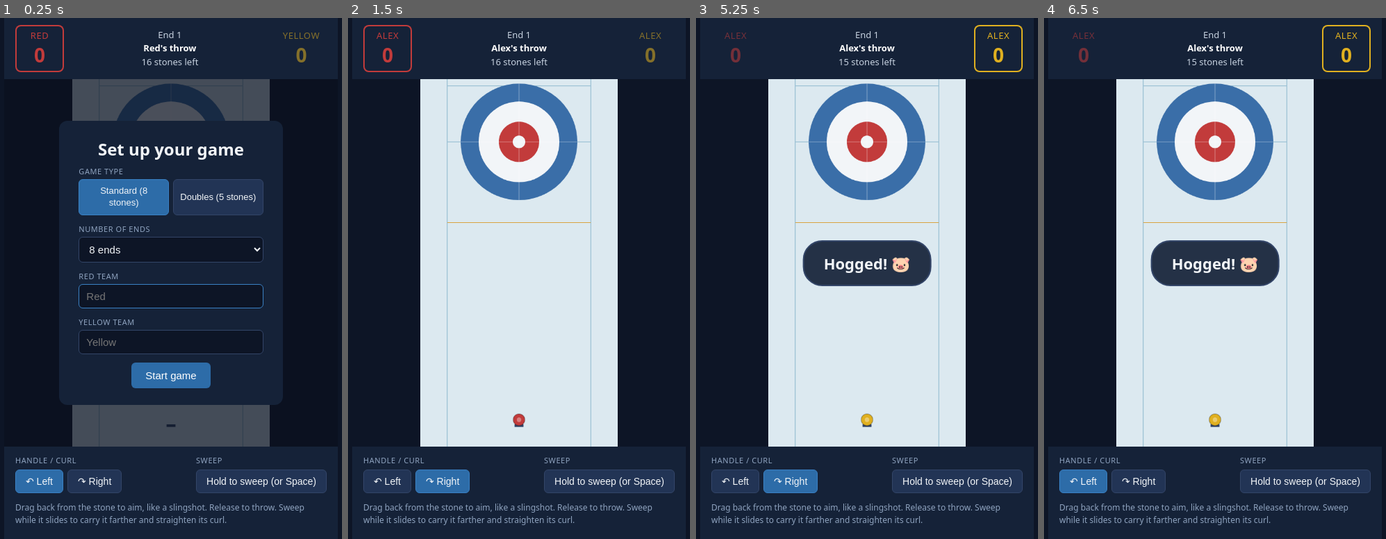
Above: before the commit, frames 1-4 (left to right).
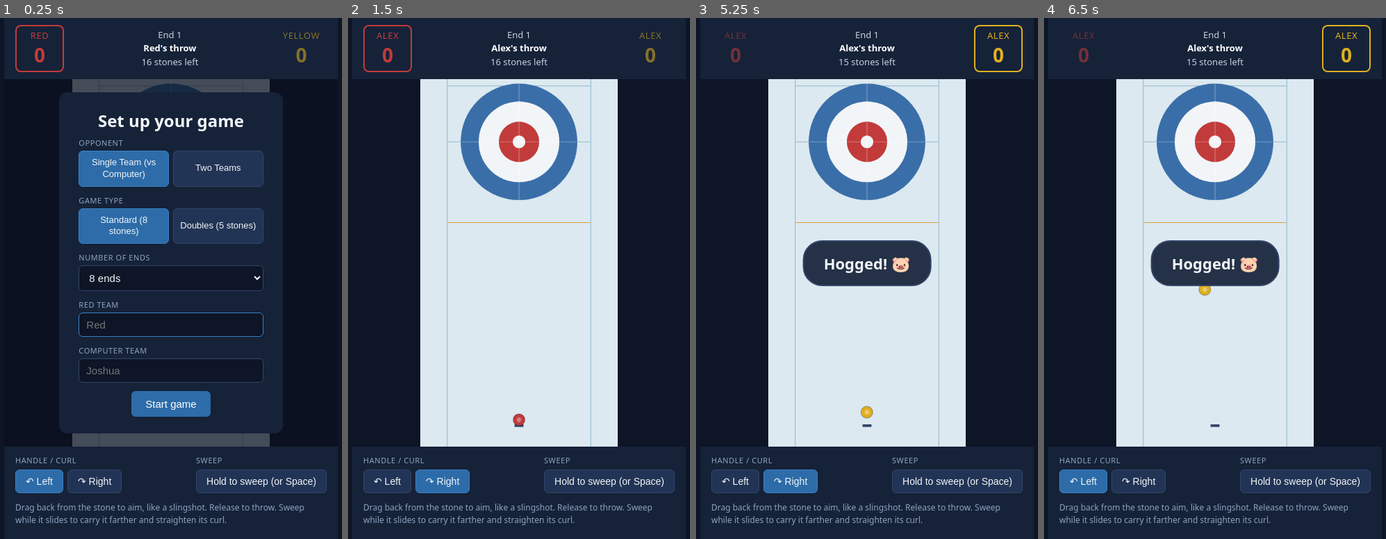
Above: after the commit, the same moments.

Repository: codecutr/curling-game
Game: browser game, page index.html
Same seed, same stepped clock (60 frames per second), same inputs: the game is played once before the commit and once after it.
Inputs (mouse positions are in pixels of both pictures, inside the frame that each line leads up to; where the layout moved, square brackets give the same spot in the first picture):
- Up to frame 1 (0.25 s): no input
- Up to frame 2 (1.5 s): click (519, 325) [519, 294] at 0.27 s; type "Alex" at 0.27 s; click (519, 372) [519, 341] at 0.52 s; type "Alex" at 0.52 s; click "Start game" at 0.77 s; hold Right from 1.03 s (still down); click (519, 299) at 1.07 s; tap Space at 1.1 s
- Up to frame 3 (5.25 s): release Right at 1.53 s; hold Left 1.58-2.15 s; tap Space every 0.5 s from 1.6 to 5.1 s; click (825, 226) at 1.67 s; click "Tap to skip" at 1.77 s; hold Right 2.2-2.87 s; click (904, 205) at 2.27 s; click (897, 335) at 2.87 s; hold Left 2.92-3.35 s; hold Right 3.4-3.9 s; click (819, 356) at 3.47 s; hold Left 3.95-4.52 s; click (867, 189) at 4.07 s; hold Right 4.57-5.23 s; click (925, 278) at 4.67 s
- Up to frame 4 (6.5 s): click (1156, 262) at 5.27 s; hold Left 5.28-5.72 s; tap Space at 5.6, 6.1 s; hold Right 5.77-6.27 s; click (1194, 393) at 5.87 s; hold Left from 6.32 s (still down); click (1235, 132) at 6.47 s

The runs differ from the first frame. In frame 1, 17% of the frame differs, in the area x 21-79%, y 14-80%; in frame 2, nothing differs; in frame 3, 0.1%; in frame 4, 0.1%.

Commit message:
Fix false hog-line toast and add single/two-team opponent modes
- A stone that already cleared the hog line on an earlier shot and
  later gets knocked back behind it by a hit (e.g. a takeout) was
  incorrectly re-hogged. Stones now track hasRestedBefore so the hog
  check only ever applies to their own original delivery.
- Added an Opponent toggle on the setup screen: Single Team (vs
  Computer, default) or Two Teams (existing pass-and-play). The
  computer always plays Yellow, defaults to the name "Joshua", and
  picks a draw or takeout shot with randomized power/aim so it isn't
  robotically perfect. Human input is locked out during its turn.

Co-Authored-By: Claude Sonnet 5 <noreply@anthropic.com>

Diff:
--- a/game.js
+++ b/game.js
@@ -51,6 +51,14 @@
   };
   const TEAMS = ['red', 'yellow'];
   const TEAM_COLORS = { red: '#c23b3b', yellow: '#e0b020' };
+  const COMPUTER_TEAM = 'yellow'; // the team the computer controls in single-team mode
+  const AI_THINK_DELAY_MIN = 700; // ms
+  const AI_THINK_DELAY_MAX = 1200; // ms
+  const AI_TAKEOUT_POWER_MIN = 0.6;
+  const AI_TAKEOUT_POWER_RANGE = 0.08;
+  const AI_DRAW_POWER_MIN = 0.48;
+  const AI_DRAW_POWER_RANGE = 0.09;
+  const AI_AIM_WOBBLE = 22; // px of random aim error at the target
 
   // ---- DOM ----
   const scoreRedEl = document.getElementById('score-red');
@@ -62,6 +70,9 @@
   const startOverlay = document.getElementById('start-overlay');
   const inputTeamRed = document.getElementById('input-team-red');
   const inputTeamYellow = document.getElementById('input-team-yellow');
+  const opponentSingleBtn = document.getElementById('opponent-single');
+  const opponentTwoBtn = document.getElementById('opponent-two');
+  const labelTeamYellow = document.getElementById('label-team-yellow');
   const modeStandardBtn = document.getElementById('mode-standard');
   const modeDoublesBtn = document.getElementById('mode-doubles');
   const selectEnds = document.getElementById('select-ends');
@@ -83,6 +94,8 @@
   let state = {
     started: false, // true once team names are set and the game has begun
     teamNames: { red: 'Red', yellow: 'Yellow' },
+    opponentMode: 'single', // 'single' (vs computer) or 'two-team' (pass and play)
+    aiPending: false, // true while the computer's next shot is "thinking"
     mode: 'standard',
     totalShots: GAME_MODES.standard.stonesPerTeam * 2,
     endNumber: 1,
@@ -128,6 +141,7 @@
     state.endOver = false;
     endOverlay.classList.remove('visible');
     updateUI();
+    maybeComputerTurn();
   }
 
   function startNewGame() {
@@ -140,6 +154,17 @@
     resetEndStones();
   }
 
+  function setOpponentMode(opponentMode) {
+    state.opponentMode = opponentMode;
+    opponentSingleBtn.classList.toggle('selected', opponentMode === 'single');
+    opponentTwoBtn.classList.toggle('selected', opponentMode === 'two-team');
+    labelTeamYellow.textContent = opponentMode === 'single' ? 'Computer team' : 'Yellow team';
+    inputTeamYellow.placeholder = opponentMode === 'single' ? 'Joshua' : 'Yellow';
+  }
+  opponentSingleBtn.addEventListener('click', () => setOpponentMode('single'));
+  opponentTwoBtn.addEventListener('click', () => setOpponentMode('two-team'));
+  setOpponentMode('single');
+
   function setMode(mode) {
     state.mode = mode;
     state.totalShots = GAME_MODES[mode].stonesPerTeam * 2;
@@ -152,7 +177,8 @@
 
   function startGame() {
     state.teamNames.red = inputTeamRed.value.trim() || 'Red';
-    state.teamNames.yellow = inputTeamYellow.value.trim() || 'Yellow';
+    const yellowDefault = state.opponentMode === 'single' ? 'Joshua' : 'Yellow';
+    state.teamNames.yellow = inputTeamYellow.value.trim() || yellowDefault;
     teamNameRedEl.textContent = state.teamNames.red;
     teamNameYellowEl.textContent = state.teamNames.yellow;
     state.totalEnds = parseInt(selectEnds.value, 10);
@@ -197,6 +223,7 @@
   }
 
   function canAim() {
+    if (state.opponentMode === 'single' && currentTeam() === COMPUTER_TEAM) return false;
     return state.started && !state.sliding && !state.endOver && shotsRemaining() > 0;
   }
 
@@ -248,8 +275,12 @@
     dist = Math.min(dist, MAX_DRAG);
     const power = dist / MAX_DRAG;
     const angle = Math.atan2(dy, dx);
+    throwStone(angle, power, state.curlDir);
+  }
+
+  function throwStone(angle, power, curlDir) {
+    const hack = hackPos();
     const speed = power * MAX_POWER_SPEED;
-
     const stone = {
       x: hack.x,
       y: hack.y,
@@ -258,15 +289,72 @@
       team: currentTeam(),
       resting: false,
       outOfPlay: false,
-      curlDir: state.curlDir,
+      curlDir,
       picked: false,
       burned: false,
       peelWeight: power >= 1,
+      hasRestedBefore: false,
     };
     state.stones.push(stone);
     state.sliding = true;
     updateUI();
     if (stone.peelWeight) showToast('Peel Weight!');
+  }
+
+  // ---- Computer opponent (single-team mode) ----
+  function chooseAiShot() {
+    const myTeam = currentTeam();
+    const inPlay = state.stones.filter((s) => !s.outOfPlay);
+    const distToButton = (s) => Math.hypot(s.x - HOUSE_X, s.y - HOUSE_Y);
+    const opponentInHouse = inPlay
+      .filter((s) => s.team !== myTeam && distToButton(s) <= RINGS[0].r)
+      .sort((a, b) => distToButton(a) - distToButton(b));
+
+    let targetX;
+    let targetY;
+    let power;
+    if (opponentInHouse.length > 0 && Math.random() < 0.7) {
+      const target = opponentInHouse[0];
+      targetX = target.x;
+      targetY = target.y;
+      power = AI_TAKEOUT_POWER_MIN + Math.random() * AI_TAKEOUT_POWER_RANGE;
+    } else {
+      targetX = HOUSE_X;
+      targetY = HOUSE_Y;
+      power = AI_DRAW_POWER_MIN + Math.random() * AI_DRAW_POWER_RANGE;
+    }
+
+    // Human-like imprecision.
+    targetX += (Math.random() - 0.5) * AI_AIM_WOBBLE;
+    targetY += (Math.random() - 0.5) * AI_AIM_WOBBLE;
+    power = Math.min(1, Math.max(0.3, power + (Math.random() - 0.5) * 0.03));
+
+    const hack = hackPos();
+    const angle = Math.atan2(targetY - hack.y, targetX - hack.x);
+    const curlDir = Math.random() < 0.5 ? -1 : 1;
+    return { angle, power, curlDir };
+  }
+
+  function computerThrow() {
+    const shot = chooseAiShot();
+    throwStone(shot.angle, shot.power, shot.curlDir);
+  }
+
+  function maybeComputerTurn() {
+    if (state.opponentMode !== 'single') return;
+    if (!state.started || state.intro || state.sliding || state.endOver || state.dragging) return;
+    if (state.aiPending || shotsRemaining() <= 0) return;
+    if (currentTeam() !== COMPUTER_TEAM) return;
+
+    state.aiPending = true;
+    const delay = AI_THINK_DELAY_MIN + Math.random() * (AI_THINK_DELAY_MAX - AI_THINK_DELAY_MIN);
+    setTimeout(() => {
+      state.aiPending = false;
+      const stillComputersTurn = state.opponentMode === 'single' && state.started && !state.intro
+        && !state.sliding && !state.endOver && !state.dragging
+        && currentTeam() === COMPUTER_TEAM && shotsRemaining() > 0;
+      if (stillComputersTurn) computerThrow();
+    }, delay);
   }
 
   canvas.addEventListener('mousedown', onPointerDown);
@@ -463,11 +551,14 @@
   }
 
   function finalizeStoneRest(stone) {
-    // A stone that stops touching or short of the hog line (hasn't fully crossed it) is "hogged" and removed.
-    if (!stone.outOfPlay && stone.y + STONE_R >= FAR_HOG_Y) {
+    // A stone that stops touching or short of the hog line (hasn't fully crossed it) is "hogged" and
+    // removed — but only on its own original delivery. A stone that already cleared the hog line on
+    // an earlier shot and later gets knocked back behind it by a hit is not re-hogged.
+    if (!stone.hasRestedBefore && !stone.outOfPlay && stone.y + STONE_R >= FAR_HOG_Y) {
       stone.outOfPlay = true;
       showToast('Hogged! 🐷');
     }
+    stone.hasRestedBefore = true;
   }
 
   function maybeAdvanceTurn() {
@@ -476,6 +567,7 @@
       finishEnd();
     } else {
       updateUI();
+      maybeComputerTurn();
     }
   }
 
--- a/index.html
+++ b/index.html
@@ -31,6 +31,13 @@
         <div class="end-overlay-card">
           <h2>Set up your game</h2>
           <div class="team-name-field">
+            <label>Opponent</label>
+            <div class="turn-toggle mode-toggle">
+              <button type="button" id="opponent-single" class="turn-btn">Single Team (vs Computer)</button>
+              <button type="button" id="opponent-two" class="turn-btn">Two Teams</button>
+            </div>
+          </div>
+          <div class="team-name-field">
             <label>Game type</label>
             <div class="turn-toggle mode-toggle">
               <button type="button" id="mode-standard" class="turn-btn">Standard (8 stones)</button>
@@ -51,7 +58,7 @@
             <input type="text" id="input-team-red" maxlength="20" placeholder="Red" autofocus>
           </div>
           <div class="team-name-field">
-            <label for="input-team-yellow">Yellow team</label>
+            <label for="input-team-yellow" id="label-team-yellow">Yellow team</label>
             <input type="text" id="input-team-yellow" maxlength="20" placeholder="Yellow">
           </div>
           <button id="start-game-btn">Start game</button>
